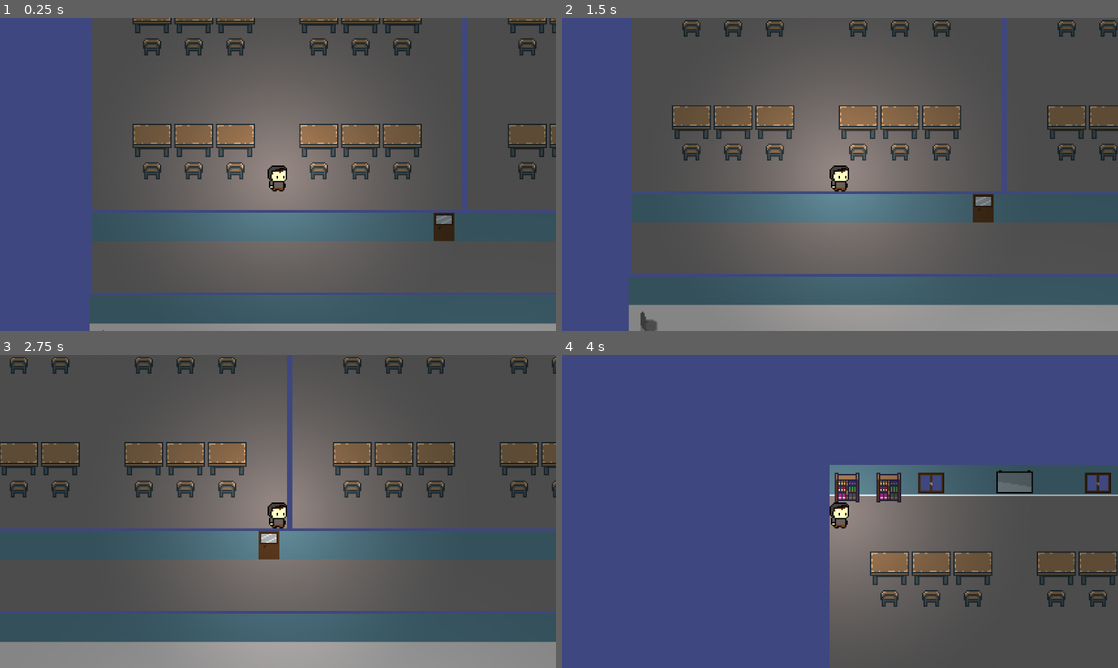
Above: before the commit, frames 1-4 (two rows, left to right).
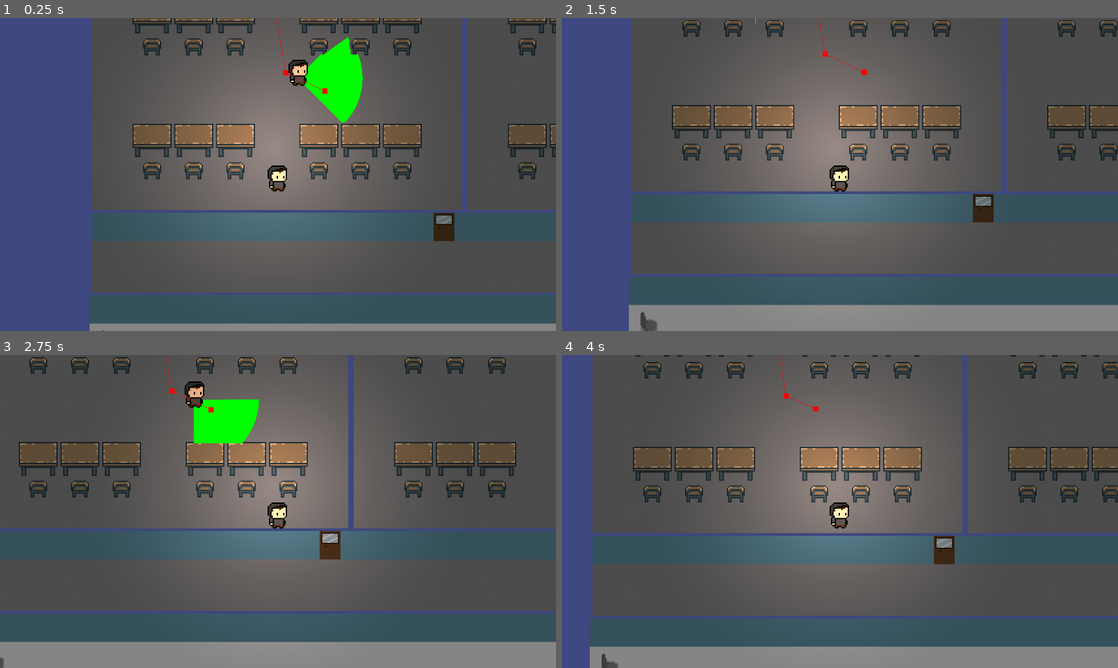
Above: after the commit, the same moments.

Repository: IndianJanos/godot-wild-jam--82
Game: Godot game, scene res://scenes/game.tscn
Two runs of this game, one before a commit and one after it. Both use one fixed random seed, a clock stepped at 60 frames per second and the inputs below. The engine's default icon, where the game draws it, is replaced by a stand-in: a white triangle on a blue panel in a dark square.
Inputs:
- Up to frame 1 (0.25 s): no input
- Up to frame 2 (1.5 s): hold D (move_right) 0.53-1.28 s; hold S (move_down) from 1.28 s (still down)
- Up to frame 3 (2.75 s): release S (move_down) at 2.03 s; hold D (move_right) from 2.03 s (still down)
- Up to frame 4 (4 s): release D (move_right) at 2.78 s; hold W (move_up) 2.78-3.53 s; hold A (move_left) from 3.53 s (still down)

The runs differ from the first frame. In frame 1, 2.0% of the frame differs, in the area x 45-66%, y 0-36%; in frame 2, 0.4%; in frame 3, 13%; in frame 4, 77%, in the area x 5-100%, y 0-100%.

Commit message:
Player found signal and bully enemy

Diff:
--- /dev/null
+++ b/scenes/bully.tscn
@@ -0,0 +1,8 @@
+[gd_scene load_steps=3 format=3 uid="uid://qmufihso728u"]
+
+[ext_resource type="PackedScene" uid="uid://djatvehobgh17" path="res://scenes/enemies/enemy.tscn" id="1_6d5he"]
+[ext_resource type="Script" uid="uid://dhylpwn4vwnav" path="res://scripts/enemies/bully.gd" id="2_hkixd"]
+
+[node name="Bully" instance=ExtResource("1_6d5he")]
+script = ExtResource("2_hkixd")
+patrol_points = Array[Vector2]([])
--- a/scenes/enemies/enemy.tscn
+++ b/scenes/enemies/enemy.tscn
@@ -1,6 +1,6 @@
 [gd_scene load_steps=4 format=3 uid="uid://djatvehobgh17"]
 
-[ext_resource type="Script" uid="uid://bymq0ctd1hpyl" path="res://scripts/enemy.gd" id="1_8e3ao"]
+[ext_resource type="Script" uid="uid://bymq0ctd1hpyl" path="res://scripts/enemies/enemy.gd" id="1_8e3ao"]
 [ext_resource type="Texture2D" uid="uid://c4vik3f4g8750" path="res://assets/sprites/player0.png" id="2_38ino"]
 
 [sub_resource type="CapsuleShape2D" id="CapsuleShape2D_iywne"]
--- a/scenes/game.tscn
+++ b/scenes/game.tscn
@@ -1,23 +1,13 @@
-[gd_scene load_steps=11 format=4 uid="uid://bim8w7s70lfbb"]
+[gd_scene load_steps=5 format=4 uid="uid://bim8w7s70lfbb"]
 
 [ext_resource type="TileSet" uid="uid://c3xn7o75bmbg0" path="res://tile_sets/school.tres" id="1_p57ef"]
-[ext_resource type="Texture2D" uid="uid://dlr1tmmj24u3u" path="res://assets/sprites/light.png" id="1_uwrxv"]
-[ext_resource type="Texture2D" uid="uid://0hkt3ew7qjwq" path="res://icon.svg" id="1_yqjtg"]
-[ext_resource type="Script" uid="uid://cbxb2ln75d0qc" path="res://scripts/player.gd" id="2_lnu2h"]
-[ext_resource type="Texture2D" uid="uid://c4vik3f4g8750" path="res://assets/sprites/player0.png" id="4_iywne"]
-[ext_resource type="Script" uid="uid://bymq0ctd1hpyl" path="res://scripts/enemy.gd" id="4_lbhrr"]
-[ext_resource type="Texture2D" uid="uid://0eefcj0p1har" path="res://assets/sprites/1750064617211.png" id="6_gee14"]
+[ext_resource type="PackedScene" uid="uid://b3swthp7kvu5e" path="res://scenes/player.tscn" id="3_lbhrr"]
+[ext_resource type="PackedScene" uid="uid://qmufihso728u" path="res://scenes/bully.tscn" id="3_lnu2h"]
 
 [sub_resource type="NavigationPolygon" id="NavigationPolygon_iywne"]
-vertices = PackedVector2Array(508.023, 600.961, 94.0234, 603.852, 94.0234, 367.031, 507.102, 367.031, 274.031, 196.328, 10, 196.328, 10, 10, 274.031, 10)
-polygons = Array[PackedInt32Array]([PackedInt32Array(0, 1, 2, 3), PackedInt32Array(4, 5, 6, 7)])
-outlines = Array[PackedVector2Array]([PackedVector2Array(-0.000488281, 0, 284.031, 0, 284.031, 206.33, -0.000488281, 206.33), PackedV …(84 unchanged characters)…
-
-[sub_resource type="RectangleShape2D" id="RectangleShape2D_yqjtg"]
-size = Vector2(15, 20)
-
-[sub_resource type="RectangleShape2D" id="RectangleShape2D_lnu2h"]
-size = Vector2(25, 721)
+vertices = PackedVector2Array(508.023, 600.961, 94.0078, 603.852, 94.0078, 367.031, 507.102, 367.031, 266.031, 99.0078, 266.031, 30.4531, 274.031, 10, 274.031, 196.328, 266.031, 192.047, 10, 196.328, 150.023, 192.047, 10, 10, 150.023, 30.4531, 150.023, 99.0078, 138.023, 99.0078, 138.023, 30.4531, 22.0078, 30.4531, 22.0078, 99.0078, 150.023, 127.547, 266.031, 127.547)
+polygons = Array[PackedInt32Array]([PackedInt32Array(0, 1, 2, 3), PackedInt32Array(4, 5, 6, 7), PackedInt32Array(8, 7, 9, 10), PackedInt32Array(11, 6, 5, 12), PackedInt32Array(12, 13, 14, 15), PackedInt32Array(11, 12, 15), PackedInt32Array(11, 15, 16), PackedInt32Array(9, 11, 16, 17), PackedInt32Array(10, 9, 17, 14, 18), PackedInt32Array(18, 14, 13, 19), PackedInt32Array(19, 13, 4), PackedInt32Array(19, 4, 7), PackedInt32Array(19, 7, 8)])
+outlines = Array[PackedVector2Array]([PackedVector2Array(-0.000488281, 0, 32.0059, -0.000183105, 32.0059, 89.0048, 128.017, 89.0048, 128.017, 40.4567, 32.0059, 40.4567, 32.0059, -0.000183105, 160.02, -0.000183105, 160.02, 89.0048, 256.031, 89.0048, 256.031, 40.4567, 160.02, 40.4567, 160.02, -0.000183105, 284.031, 0, 284.034, 137.553, 160.02, 137.553, 160.02, 182.055, 256.031, 182.055, 256.031, 137.553, 284.034, 137.553, 284.031, 206.33, 128.017, 206.33, 128.017, 137.553, 32.0059, 137.553, 32.0059, 186.101, 128.017, 186.101, 128.017, 206.33, -0.000488281, 206.33), PackedV …(84 unchanged characters)…
 
 [node name="Game" type="Node2D"]
 
@@ -36,70 +26,9 @@
 position = Vector2(6208.68, 570.441)
 navigation_polygon = SubResource("NavigationPolygon_iywne")
 
-[node name="Enemy2" type="CharacterBody2D" parent="." node_paths=PackedStringArray("vision_cone", "pivot")]
-position = Vector2(6681, 1006)
-script = ExtResource("4_lbhrr")
-target_node = NodePath("../Player")
-patrol_points = Array[Vector2]([Vector2(6425, 1120), Vector2(6681, 1006)])
-cone_length = 50.0
-vision_cone = NodePath("Pivot/Polygon2D")
-pivot = NodePath("Pivot")
+[node name="Player" parent="." instance=ExtResource("3_lbhrr")]
+position = Vector2(6352, 740)
 
-[node name="NavigationAgent2D" type="NavigationAgent2D" parent="Enemy2"]
-avoidance_enabled = true
-debug_enabled = true
-
-[node name="Pivot" type="Node2D" parent="Enemy2"]
-
-[node name="Polygon2D" type="Polygon2D" parent="Enemy2/Pivot"]
-color = Color(0, 1, 0, 1)
-
-[node name="CollisionShape2D" type="CollisionShape2D" parent="Enemy2"]
-position = Vector2(0, -4)
-shape = SubResource("RectangleShape2D_yqjtg")
-
-[node name="Sprite2D" type="Sprite2D" parent="Enemy2"]
-position = Vector2(1, -7)
-texture = ExtResource("6_gee14")
-
-[node name="Wall" type="StaticBody2D" parent="."]
-
-[node name="Sprite2D" type="Sprite2D" parent="Wall"]
-position = Vector2(14.25, 357.5)
-scale = Vector2(0.183594, 5.57031)
-texture = ExtResource("1_yqjtg")
-
-[node name="PointLight2D" type="PointLight2D" parent="Wall"]
-position = Vector2(14.25, 357.5)
-scale = Vector2(0.367187, 11.1406)
-color = Color(0.999999, 0.813079, 0.750217, 1)
-texture = ExtResource("1_uwrxv")
-
-[node name="CollisionShape2D" type="CollisionShape2D" parent="Wall"]
-position = Vector2(13.5, 361.5)
-shape = SubResource("RectangleShape2D_lnu2h")
-
-[node name="Player" type="CharacterBody2D" parent="."]
-position = Vector2(6352, 740)
-script = ExtResource("2_lnu2h")
-speed = 15000.0
-
-[node name="Sprite2D" type="Sprite2D" parent="Player"]
-texture = ExtResource("4_iywne")
-
-[node name="PointLight2D" type="PointLight2D" parent="Player"]
-color = Color(0.999999, 0.813079, 0.750217, 1)
-texture = ExtResource("1_uwrxv")
-
-[node name="CollisionShape2D" type="CollisionShape2D" parent="Player"]
-position = Vector2(-0.5, 3)
-shape = SubResource("RectangleShape2D_yqjtg")
-
-[node name="Camera2D" type="Camera2D" parent="Player"]
-zoom = Vector2(3, 3)
-
-[node name="PointLight2D" type="PointLight2D" parent="."]
-position = Vector2(6511, 1046)
-energy = 0.5
-texture = ExtResource("1_uwrxv")
-texture_scale = 1.95
+[node name="Bully" parent="." instance=ExtResource("3_lnu2h")]
+position = Vector2(6388, 676)
+patrol_points = Array[Vector2]([Vector2(6292, 588), Vector2(6388, 676)])
--- /dev/null
+++ b/scripts/enemies/bully.gd
@@ -0,0 +1,8 @@
+extends Enemy
+
+func _ready() -> void:
+	super._ready()
+	player_seen.connect(_on_player_seen)
+
+func _on_player_seen() -> void:
+	print("Game Over")
--- a/scripts/enemy.gd
+++ b/scripts/enemies/enemy.gd
@@ -1,19 +1,21 @@
 extends CharacterBody2D
+class_name Enemy
+
+signal player_seen
 
 @export var speed: float = 100.0
-@export var target_node: NodePath
 @export var patrol_points: Array[Vector2] = []
-@export var cone_length: float = 200.0
+@export var cone_length: float = 50.0
 @export var cone_angle: float = 90.0
-@export var ray_count: int = 60
+@export var ray_count: int = 30
 @export var vision_cone: Polygon2D
 @export var pivot: Node2D
 
 @onready var nav_agent: NavigationAgent2D = $NavigationAgent2D
-@onready var player: Node2D = get_node(target_node)
+@onready var target_node: Node2D = get_node("../Player")
 
 var patrol_index: int = 0
-var player_seen: bool = false
+var is_player_seen: bool = false
 
 func _ready():
 	nav_agent.velocity_computed.connect(_on_velocity_computed)
@@ -43,7 +45,7 @@
 	var origin = pivot.global_position
 	var space_state = get_world_2d().direct_space_state
 
-	player_seen = false
+	is_player_seen = false
 
 	for i in range(ray_count + 1):
 		var angle_rad = deg_to_rad(start_angle + i * angle_step)
@@ -57,8 +59,9 @@
 		var hit_point = result.position if result else target
 		points.append(pivot.to_local(hit_point))
 
-		if result and result.collider == player:
-			player_seen = true
+		if result and result.collider == target_node:
+			is_player_seen = true
+			player_seen.emit()
 
-	vision_cone.color = Color.RED if player_seen else Color.GREEN
+	vision_cone.color = Color.RED if is_player_seen else Color.GREEN
 	vision_cone.polygon = points
--- a/scripts/player.gd
+++ b/scripts/player.gd
@@ -1,4 +1,5 @@
 extends CharacterBody2D
+class_name Player
 
 @export var speed: float = 200.0
 
Not shown, added: scripts/enemies/bully.gd.uid
Renamed: scripts/enemy.gd.uid -> scripts/enemies/enemy.gd.uid
